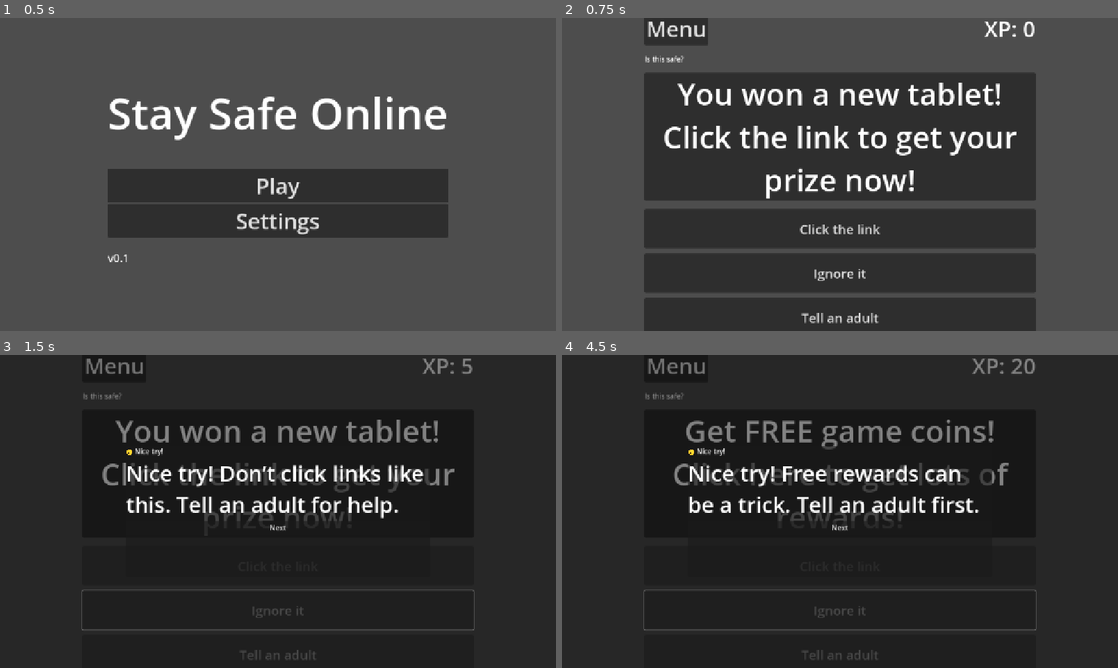
Above: before the commit, frames 1-4 (two rows, left to right).
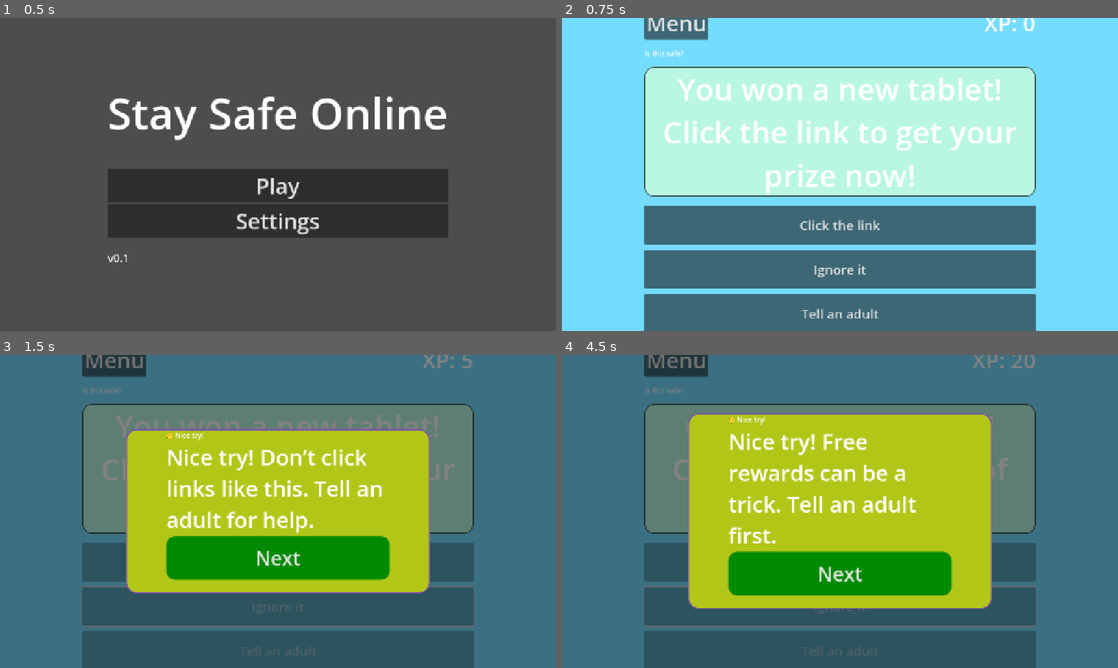
Above: after the commit, the same moments.

Repository: stackedStewart/online-safety-gamified-prototype
Game: Godot game, scene res://scenes/main.tscn
The game is run twice, just before and just after one commit, with the same random seed, the same clock (stepped at 60 frames per second) and the same inputs.
Inputs:
- Up to frame 1 (0.5 s): no input
- Up to frame 2 (0.75 s): click "Play" at 0.5 s
- Up to frame 3 (1.5 s): click "Ignore it" at 1.25 s
- Up to frame 4 (4.5 s): click "Next" at 2 s; click "Tell an adult" at 2.75 s; click "Next" at 3.5 s; click "Ignore it" at 4.25 s

Frame 1 is identical in both runs. In frame 2, 98% of the frame differs, in the area x 0-100%, y 0-100%; in frame 3, 99%; in frame 4, 99%.

Commit message:
Day 3: UI mostly done

Diff:
--- a/scenes/challenge_shell.tscn
+++ b/scenes/challenge_shell.tscn
@@ -1,6 +1,66 @@
-[gd_scene load_steps=2 format=3 uid="uid://dn3lodumui1t4"]
+[gd_scene load_steps=8 format=3 uid="uid://dn3lodumui1t4"]
 
 [ext_resource type="Script" uid="uid://co4hwyxxga3xt" path="res://scenes/challenge_shell.gd" id="1_ueh3a"]
+
+[sub_resource type="Theme" id="Theme_ueh3a"]
+Button/styles/Normal = null
+
+[sub_resource type="StyleBoxFlat" id="StyleBoxFlat_ueh3a"]
+bg_color = Color(0.72676677, 0.96832806, 0.8847558, 1)
+border_width_left = 2
+border_width_top = 2
+border_width_right = 2
+border_width_bottom = 2
+border_color = Color(0.22060552, 0.310035, 0.27956146, 1)
+corner_radius_top_left = 20
+corner_radius_top_right = 20
+corner_radius_bottom_right = 20
+corner_radius_bottom_left = 20
+
+[sub_resource type="StyleBoxFlat" id="StyleBoxFlat_txree"]
+bg_color = Color(0.6995854, 0.77705634, 0.096308775, 1)
+border_width_left = 3
+border_width_top = 3
+border_width_right = 3
+border_width_bottom = 3
+border_color = Color(0.47058824, 0.31764707, 0.6627451, 1)
+corner_radius_top_left = 24
+corner_radius_top_right = 24
+corner_radius_bottom_right = 24
+corner_radius_bottom_left = 24
+
+[sub_resource type="StyleBoxFlat" id="StyleBoxFlat_lis8p"]
+content_margin_left = 14.0
+content_margin_top = 14.0
+content_margin_right = 14.0
+content_margin_bottom = 14.0
+bg_color = Color(0, 0.5411765, 0, 1)
+corner_radius_top_left = 20
+corner_radius_top_right = 20
+corner_radius_bottom_right = 20
+corner_radius_bottom_left = 20
+
+[sub_resource type="StyleBoxFlat" id="StyleBoxFlat_kox66"]
+content_margin_left = 14.0
+content_margin_top = 14.0
+content_margin_right = 14.0
+content_margin_bottom = 14.0
+bg_color = Color(1.6364455e-06, 0.37501174, 0, 1)
+corner_radius_top_left = 20
+corner_radius_top_right = 20
+corner_radius_bottom_right = 20
+corner_radius_bottom_left = 20
+
+[sub_resource type="StyleBoxFlat" id="StyleBoxFlat_011qv"]
+content_margin_left = 14.0
+content_margin_top = 14.0
+content_margin_right = 14.0
+content_margin_bottom = 14.0
+bg_color = Color(1.1743903e-05, 0.9717832, 0, 1)
+corner_radius_top_left = 20
+corner_radius_top_right = 20
+corner_radius_bottom_right = 20
+corner_radius_bottom_left = 20
 
 [node name="ChallengeShell" type="Control"]
 layout_mode = 3
@@ -9,7 +69,17 @@
 anchor_bottom = 1.0
 grow_horizontal = 2
 grow_vertical = 2
+theme = SubResource("Theme_ueh3a")
 script = ExtResource("1_ueh3a")
+
+[node name="Background" type="ColorRect" parent="."]
+layout_mode = 1
+anchors_preset = 15
+anchor_right = 1.0
+anchor_bottom = 1.0
+grow_horizontal = 2
+grow_vertical = 2
+color = Color(0.45490196, 0.8627451, 1, 1)
 
 [node name="PageContainer" type="CenterContainer" parent="."]
 layout_mode = 1
@@ -53,6 +123,7 @@
 [node name="ScenarioCard" type="PanelContainer" parent="PageContainer/Margin/Layout"]
 layout_mode = 2
 size_flags_vertical = 3
+theme_override_styles/panel = SubResource("StyleBoxFlat_ueh3a")
 
 [node name="ScenarioMargin" type="MarginContainer" parent="PageContainer/Margin/Layout/ScenarioCard"]
 layout_mode = 2
@@ -89,6 +160,10 @@
 theme_override_font_sizes/font_size = 30
 text = "Tell An Adult"
 
+[node name="Separator" type="Control" parent="PageContainer/Margin/Layout/Options"]
+custom_minimum_size = Vector2(0, 10)
+layout_mode = 2
+
 [node name="FeedbackOverlay" type="Control" parent="."]
 z_index = 10
 layout_mode = 1
@@ -118,12 +193,17 @@
 [node name="FeedbackPanel" type="PanelContainer" parent="FeedbackOverlay/CenterContainer"]
 custom_minimum_size = Vector2(700, 300)
 layout_mode = 2
+theme_override_styles/panel = SubResource("StyleBoxFlat_txree")
 
 [node name="FeedbackMargin" type="MarginContainer" parent="FeedbackOverlay/CenterContainer/FeedbackPanel"]
 layout_mode = 2
+theme_override_constants/margin_left = 90
+theme_override_constants/margin_right = 90
 
 [node name="FeedbackLayout" type="VBoxContainer" parent="FeedbackOverlay/CenterContainer/FeedbackPanel/FeedbackMargin"]
 layout_mode = 2
+size_flags_vertical = 8
+size_flags_stretch_ratio = 0.0
 
 [node name="FeedbackTitle" type="Label" parent="FeedbackOverlay/CenterContainer/FeedbackPanel/FeedbackMargin/FeedbackLayout"]
 layout_mode = 2
@@ -135,6 +215,16 @@
 autowrap_mode = 2
 
 [node name="NextButton" type="Button" parent="FeedbackOverlay/CenterContainer/FeedbackPanel/FeedbackMargin/FeedbackLayout"]
-layout_mode = 2
+custom_minimum_size = Vector2(0, 100)
+layout_mode = 2
+size_flags_vertical = 8
+theme_override_font_sizes/font_size = 45
+theme_override_styles/normal = SubResource("StyleBoxFlat_lis8p")
+theme_override_styles/pressed = SubResource("StyleBoxFlat_kox66")
+theme_override_styles/hover = SubResource("StyleBoxFlat_011qv")
 text = "Next
 "
+
+[node name="FeedbackSeparator" type="Control" parent="FeedbackOverlay/CenterContainer/FeedbackPanel/FeedbackMargin/FeedbackLayout"]
+custom_minimum_size = Vector2(0, 25)
+layout_mode = 2
Binary file added: assets/images/assetsheet.png
